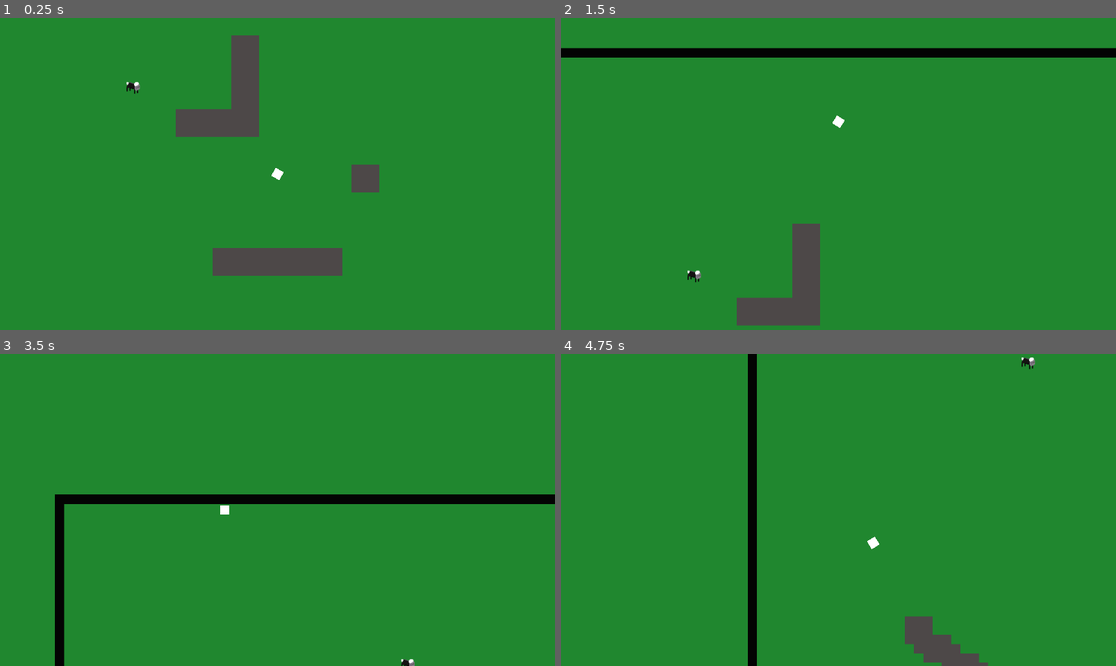
Above: before the commit, frames 1-4 (two rows, left to right).
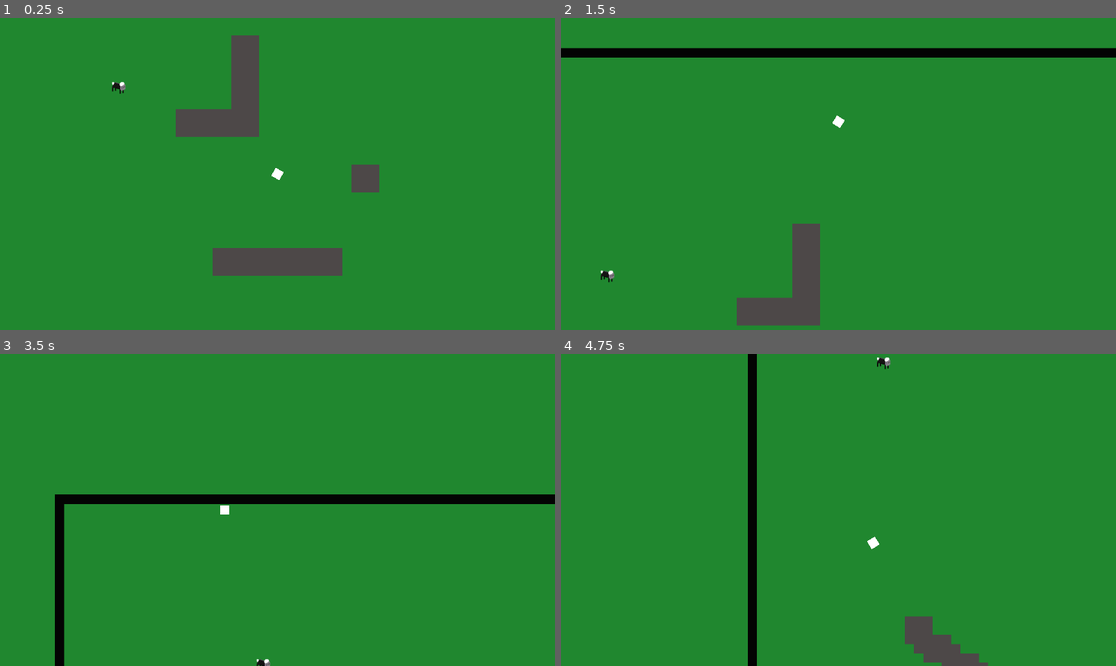
Above: after the commit, the same moments.

Repository: KafLad/TestRepo
Game: Godot game, scene res://Scenes/World.tscn
Same seed, same stepped clock (60 frames per second), same inputs: the game is played once before the commit and once after it.
Inputs (mouse positions are in pixels of both pictures, inside the frame that each line leads up to):
- Up to frame 1 (0.25 s): no input
- Up to frame 2 (1.5 s): tap Enter at 0.5 s; move the mouse to (810, 236) at 0.52 s; hold W (up) from 0.53 s (still down); move the mouse to (1005, 220) at 1.27 s
- Up to frame 3 (3.5 s): move the mouse to (111, 463) at 2.02 s; release W (up) at 2.03 s; hold A (left) from 2.03 s (still down); move the mouse to (305, 510) at 2.77 s
- Up to frame 4 (4.75 s): move the mouse to (755, 432) at 3.52 s; release A (left) at 3.53 s; hold S (down) 3.53-4.28 s; move the mouse to (960, 494) at 4.27 s; hold D (right) from 4.28 s (still down)

The runs differ from the first frame. In frame 1, 0.1% of the frame differs, in the area x 20-26%, y 20-25%; in frame 2, 0.1%, in the area x 7-26%, y 80-85%; in frame 3, 0.1%; in frame 4, 0.1%.

Commit message:
Update SheepMovement.gd
Updated the movement

Diff:
--- a/Scripts/SheepMovement.gd
+++ b/Scripts/SheepMovement.gd
@@ -1,8 +1,9 @@
 extends KinematicBody2D
 
+onready var steering = get_node("../../")
 var movement = Vector2()
 var tempState = floor(rand_range(0,9))
-var state = 0
+var state = floor(rand_range(0,9))
 #0: Nothing, 1: right, 2: left, 3: down, 4: up, 5: r&d, 6: r&u, 7: l&d, 8: l&u
 var movementsWithoutRest = 0
 var restChance = 0
@@ -19,6 +20,7 @@
 
 func _ready():
 	vel = Vector2.ZERO
+	print(steering)
 	pass
 
 func _physics_process(delta):
